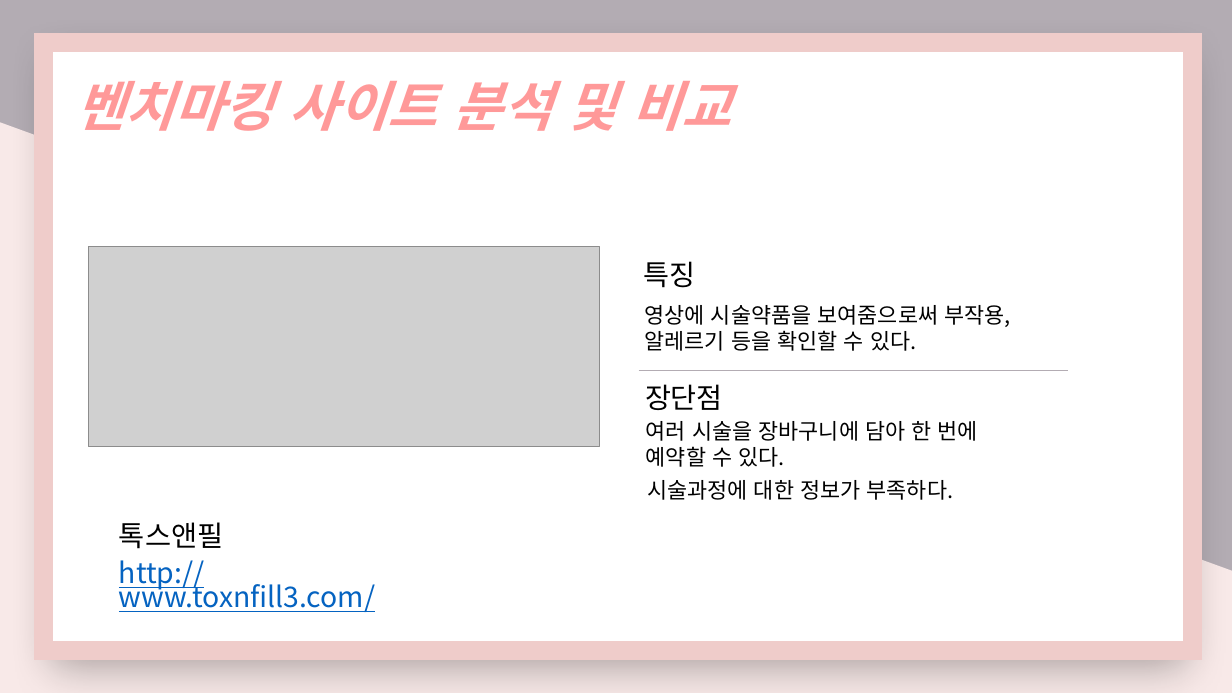
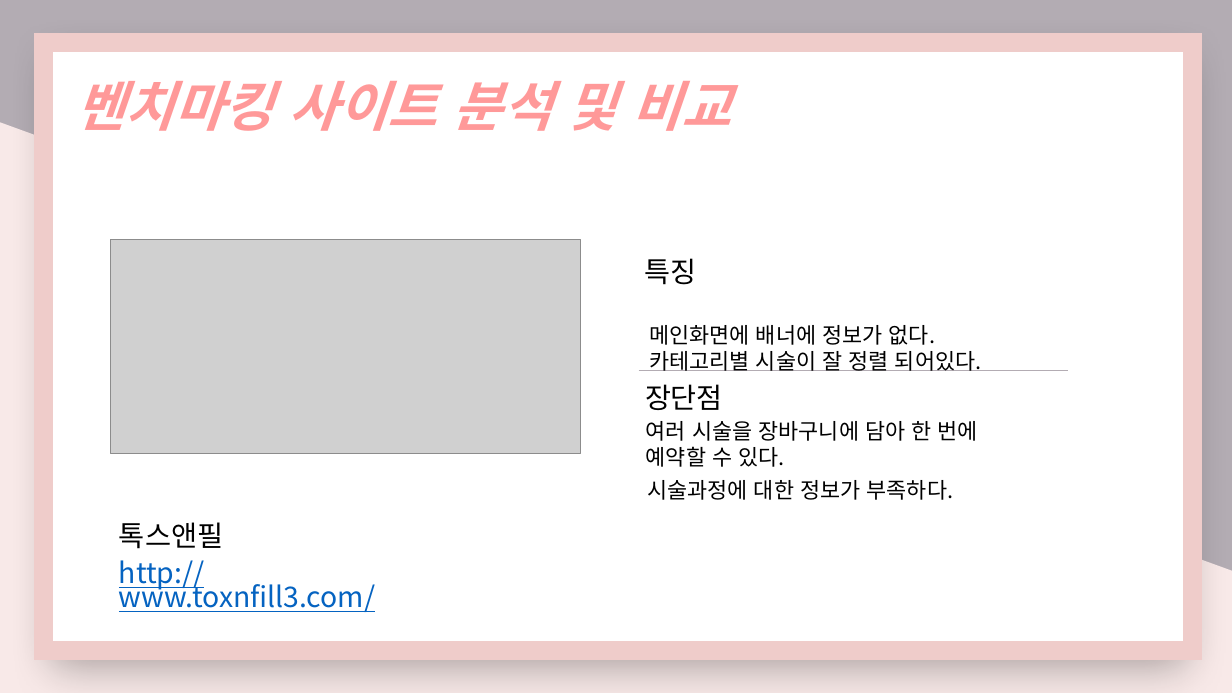
Before and after one commit to nimi2838/thecare, a slide deck: slide 7 of 졸작 기획서.pptx. Drawn at 1232x693 pixels with LibreOffice and Linux fonts; fonts in the diff are those of the drawing; grey boxes stand for pictures. Boxes give left, top, right and bottom in pixels: in the first picture for what was removed or moved away, otherwise in the second. Text is boxed around its words. In the diff, an @@ line names an element or a change of style, - is before the commit and + after.

```diff
--- a/졸작 기획서.pptx
+++ b/졸작 기획서.pptx
@@ picture: place and size @@
-picture at box(89, 246, 600, 446)
+picture at box(111, 239, 580, 454)
@@ text at box(649, 325, 982, 371): text changed @@
-영상에 시술약품을 보여줌으로써 부작용,
-알레르기 등을 확인할 수 있다.
+메인화면에 배너에 정보가 없다.
+카테고리별 시술이 잘 정렬 되어있다.
```
Also in this commit, not shown: 7 other slides changed, 2 slides added, 5 other files.
